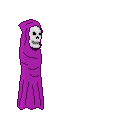
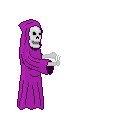
Comparing the layer stacks of the two 115x113 images. Changes:
added layer "New Layer#10" above "New Layer#11" over [left=21, top=51, right=61, bottom=75]
showed "New Layer#4" over [left=24, top=51, right=57, bottom=69]
